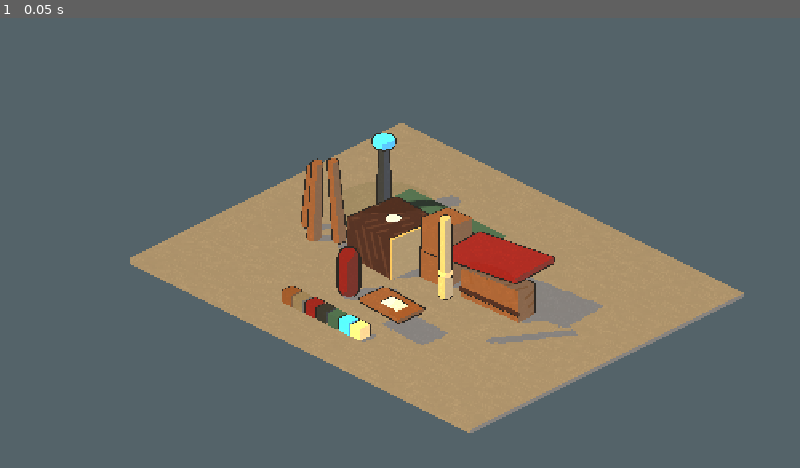
Above: before the commit, frame 1.
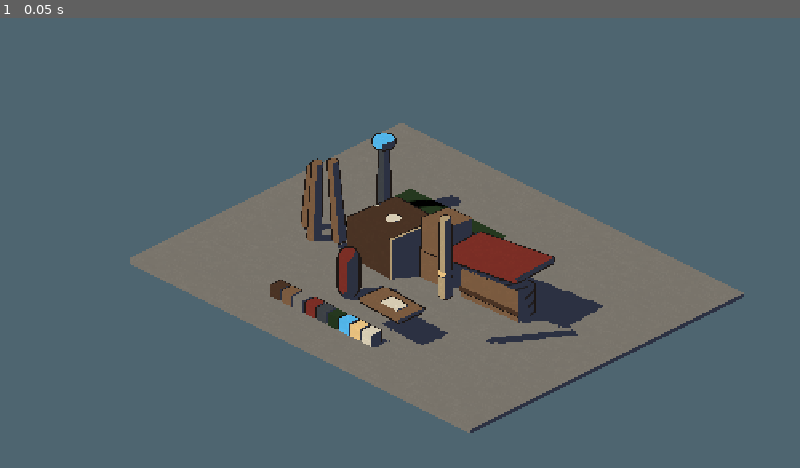
Above: after the commit, the same moment.

Repository: hieuphung41/game-shit
Game: Godot game, scene res://src/lookdev/lookdev.tscn
Two runs of this game, one before a commit and one after it. Both use one fixed random seed, a clock stepped at 60 frames per second and the inputs below. This scene is started directly instead of the project's main scene.
Inputs:
- Up to frame 1 (0.05 s): no input

The runs differ from the first frame. In frame 1, 25% of the frame differs, in the area x 16-93%, y 23-93%.

Commit message:
TASK-20261105-66: Màu in đúng palette trong look-dev — ánh sáng không nhuộm, bóng đổ chàm, bỏ quầng đèn, nền đúng env + probe đo màu (#1)
* WIP TASK-20261105-66 (blocked) — not reviewed

* WIP TASK-20261105-66 (blocked) — not reviewed

* WIP TASK-20261105-66 (blocked) — not reviewed

Diff:
--- a/game/art/env_default.tres
+++ b/game/art/env_default.tres
@@ -1,16 +1,17 @@
 [gd_resource type="Environment" format=3]
 
 [resource]
-background_mode = 1
+background_mode = 0
 background_color = Color(0.305882, 0.396078, 0.439216, 1)
+background_energy_multiplier = 1.0
 ambient_light_source = 2
 ambient_light_color = Color(0.847059, 0.803922, 0.705882, 1)
-ambient_light_energy = 0.45
+ambient_light_energy = 0.0
 reflected_light_source = 0
 tonemap_mode = 0
 auto_exposure_enabled = false
-fog_enabled = true
+fog_enabled = false
 fog_light_color = Color(0.847059, 0.803922, 0.705882, 1)
-fog_light_energy = 0.18
-fog_density = 0.008
-fog_sky_affect = 0.25
+fog_light_energy = 0.3
+fog_density = 0.0015
+fog_sky_affect = 0.0
--- a/game/art/shaders/toon_matte.gdshader
+++ b/game/art/shaders/toon_matte.gdshader
@@ -2,7 +2,9 @@
 render_mode diffuse_toon, specular_disabled;
 
 uniform vec4 albedo_color : source_color = vec4(0.482353, 0.356863, 0.25098, 1.0);
-uniform vec3 shadow_indigo : source_color = vec3(0.172549, 0.192157, 0.258824);
+// In GL Compatibility, source_color uniforms read raw sRGB values in light().
+// Convert shadow colours there before comparing them with linear ALBEDO.
+uniform vec4 shadow_indigo : source_color = vec4(0.172549, 0.192157, 0.258824, 1.0);
 uniform bool paper_grain_enabled = true;
 uniform float paper_grain_strength : hint_range(0.0, 0.06) = 0.04;
 uniform float paper_fiber_scale : hint_range(4.0, 28.0) = 14.0;
@@ -25,6 +27,12 @@
 
 float hash21(vec2 value) {
 	return fract(sin(dot(value, vec2(127.1, 311.7))) * 43758.5453123);
+}
+
+vec3 srgb_to_linear(vec3 colour) {
+	vec3 lower = colour / 12.92;
+	vec3 upper = pow((colour + 0.055) / 1.055, vec3(2.4));
+	return mix(lower, upper, step(vec3(0.04045), colour));
 }
 
 float fiber_plane(vec2 plane, float scale) {
@@ -81,13 +89,19 @@
 }
 
 void light() {
-	// Keep the dark step as the palette's indigo instead of multiplying it into
-	// black. ATTENUATION carries the directional shadow map result on GL
-	// Compatibility; the normal test keeps the lit edge hard and readable.
+	// Godot combines DIFFUSE_LIGHT with ALBEDO after light().  A lit face therefore
+	// needs a unit multiplier, not its albedo a second time.  The directional
+	// light supplies only a stable direction and shadow map: its tint and energy
+	// must not recolour printed palette ink.
 	float faces_light = step(0.20, dot(normalize(NORMAL), normalize(LIGHT)));
 	float receives_light = step(0.01, ATTENUATION);
 	float lit = faces_light * receives_light;
 	float shadow_hatch = hatch_mark * (1.0 - lit) * hatch_strength;
-	vec3 shadow_colour = mix(shadow_indigo, hatch_gouge_colour, shadow_hatch);
-	DIFFUSE_LIGHT += mix(shadow_colour, ALBEDO * LIGHT_COLOR.rgb, lit);
+	// ALBEDO is already linear. GL Compatibility exposes these source colours as
+	// raw sRGB in light(), so linearise both before deriving the multiplier.
+	vec3 linear_shadow_indigo = srgb_to_linear(shadow_indigo.rgb);
+	vec3 linear_hatch_gouge = srgb_to_linear(hatch_gouge_colour);
+	vec3 shadow_colour = mix(linear_shadow_indigo, linear_hatch_gouge, shadow_hatch);
+	vec3 shadow_multiplier = shadow_colour / max(ALBEDO, vec3(0.02));
+	DIFFUSE_LIGHT += mix(shadow_multiplier, vec3(1.0), lit);
 }
--- a/game/src/lookdev/lookdev.gd
+++ b/game/src/lookdev/lookdev.gd
@@ -3,11 +3,19 @@
 
 const PHONE_WIDTH := 640
 const PHONE_HEIGHT := 360
+const PROBE_GROUP := &"lookdev_probe"
+const PROBE_SURFACE_OFFSET := 0.04
+const TRIANGLE_EPSILON := 0.00001
 
 @onready var detail_camera: Camera3D = $DetailCamera3D
+@onready var world_environment: WorldEnvironment = $WorldEnvironment
 
 
 func _ready() -> void:
+	# GL Compatibility's clear target is the reliable background behind the
+	# orthographic look-dev scene.  Keep its value in env_default.tres so the
+	# resource remains the single declared source for sea_bluegrey.
+	RenderingServer.set_default_clear_color(world_environment.environment.background_color)
 	for argument: String in OS.get_cmdline_user_args():
 		if argument.begins_with("--capture-dir="):
 			call_deferred("_capture", argument.trim_prefix("--capture-dir="))
@@ -33,6 +41,8 @@
 	var detail_path := capture_directory.path_join("lookdev_detail.png")
 	var result := game_image.save_png(game_path)
 	if result == OK:
+		result = _write_projected_probe(game_image, capture_directory)
+	if result == OK:
 		var gray_image := _grayscale(game_image)
 		result = gray_image.save_png(gray_path)
 	if result == OK:
@@ -54,6 +64,123 @@
 	get_tree().quit(0 if result == OK else 1)
 
 
+func _write_projected_probe(image: Image, capture_directory: String) -> Error:
+	var camera := get_viewport().get_camera_3d()
+	if camera == null:
+		push_error("Look-dev probe needs the game camera")
+		return ERR_CANT_ACQUIRE_RESOURCE
+	var samples: Array[Dictionary] = []
+	for node: Node in get_tree().get_nodes_in_group(PROBE_GROUP):
+		var point := node as Marker3D
+		if point == null:
+			continue
+		var screen := camera.unproject_position(point.global_position)
+		var projected := not camera.is_position_behind(point.global_position)
+		projected = projected and screen.x >= 1.0 and screen.x < image.get_width() - 1.0
+		projected = projected and screen.y >= 1.0 and screen.y < image.get_height() - 1.0
+		var visible_surface := _probe_surface_is_visible(camera, point) if projected else false
+		var valid := projected and visible_surface
+		var measured := Color.BLACK
+		if valid:
+			measured = _sample_pixel_cross(image, Vector2i(roundi(screen.x), roundi(screen.y)))
+		samples.append({
+			"name": point.name,
+			"role": str(point.get_meta("role", "unknown")),
+			"expected": _expected_probe_hex(point),
+			"tolerance": float(point.get_meta("tolerance", 0.0)),
+			"pixel": {"x": roundi(screen.x), "y": roundi(screen.y)},
+			"measured": "#%s" % measured.to_html(false).to_upper(),
+			"projected": projected,
+			"occluded": projected and not visible_surface,
+		})
+	var payload := {"camera": camera.name, "samples": samples}
+	var output := FileAccess.open(capture_directory.path_join("probe-raw.json"), FileAccess.WRITE)
+	if output == null:
+		push_error("Could not write look-dev probe samples")
+		return ERR_CANT_CREATE
+	output.store_string(JSON.stringify(payload, "\t"))
+	output.close()
+	# Keep capture generation successful here. lookdev_probe.py consumes the raw
+	# record, prints `occluded`, and owns the non-zero verification result.
+	return OK
+
+
+func _expected_probe_hex(point: Marker3D) -> String:
+	var declared := str(point.get_meta("expected_hex", ""))
+	if not declared.is_empty():
+		return declared
+	var surface := get_node_or_null(NodePath(str(point.get_meta("surface_path", "")))) as MeshInstance3D
+	var material := surface.material_override as ShaderMaterial if surface != null else null
+	if material == null:
+		return ""
+	var shadow_colour := material.get_shader_parameter("shadow_indigo") as Color
+	return "#%s" % shadow_colour.to_html(false).to_upper()
+
+
+func _probe_surface_is_visible(camera: Camera3D, point: Marker3D) -> bool:
+	if str(point.get_meta("role", "")) == "background":
+		return true
+	var expected_path := NodePath(str(point.get_meta("surface_path", "")))
+	var expected_surface := get_node_or_null(expected_path) as MeshInstance3D
+	if expected_surface == null:
+		return false
+	var ray := point.global_position - camera.global_position
+	var ray_length := ray.length()
+	if ray_length <= TRIANGLE_EPSILON:
+		return false
+	var hit_surface := _first_mesh_on_camera_ray(camera.global_position, ray / ray_length, ray_length + PROBE_SURFACE_OFFSET)
+	return hit_surface == expected_surface
+
+
+func _first_mesh_on_camera_ray(origin: Vector3, direction: Vector3, maximum_distance: float) -> MeshInstance3D:
+	var closest_surface: MeshInstance3D = null
+	var closest_distance := maximum_distance
+	for node: Node in find_children("*", "MeshInstance3D", true, false):
+		var surface := node as MeshInstance3D
+		if surface == null or surface.mesh == null:
+			continue
+		var faces := surface.mesh.get_faces()
+		for index: int in range(0, faces.size(), 3):
+			var distance := _ray_triangle_distance(
+				origin,
+				direction,
+				surface.global_transform * faces[index],
+				surface.global_transform * faces[index + 1],
+				surface.global_transform * faces[index + 2]
+			)
+			if distance >= 0.0 and distance < closest_distance:
+				closest_distance = distance
+				closest_surface = surface
+	return closest_surface
+
+
+func _ray_triangle_distance(origin: Vector3, direction: Vector3, first: Vector3, second: Vector3, third: Vector3) -> float:
+	var edge_a := second - first
+	var edge_b := third - first
+	var perpendicular := direction.cross(edge_b)
+	var determinant := edge_a.dot(perpendicular)
+	if absf(determinant) <= TRIANGLE_EPSILON:
+		return -1.0
+	var inverse_determinant := 1.0 / determinant
+	var from_first := origin - first
+	var u := from_first.dot(perpendicular) * inverse_determinant
+	if u < 0.0 or u > 1.0:
+		return -1.0
+	var cross_edge := from_first.cross(edge_a)
+	var v := direction.dot(cross_edge) * inverse_determinant
+	if v < 0.0 or u + v > 1.0:
+		return -1.0
+	var distance := edge_b.dot(cross_edge) * inverse_determinant
+	return distance if distance >= TRIANGLE_EPSILON else -1.0
+
+
+func _sample_pixel_cross(image: Image, center: Vector2i) -> Color:
+	var total := Color.BLACK
+	for offset: Vector2i in [Vector2i.ZERO, Vector2i.LEFT, Vector2i.RIGHT, Vector2i.UP, Vector2i.DOWN]:
+		total += image.get_pixelv(center + offset)
+	return total / 5.0
+
+
 func _grayscale(source: Image) -> Image:
 	var output: Image = source.duplicate()
 	for y: int in output.get_height():
--- a/game/src/lookdev/lookdev.tscn
+++ b/game/src/lookdev/lookdev.tscn
@@ -261,7 +261,7 @@
 [node name="DirectionalLight3D" type="DirectionalLight3D" parent="."]
 rotation_degrees = Vector3(-48, -34, 0)
 light_color = Color(0.913725, 0.760784, 0.498039, 1)
-light_energy = 1.15
+light_energy = 0.8
 shadow_enabled = true
 directional_shadow_max_distance = 35.0
 
@@ -373,12 +373,6 @@
 mesh = SubResource("CylinderMesh_beacon")
 material_override = SubResource("ShaderMaterial_toon_beacon")
 
-[node name="BeaconLight" type="OmniLight3D" parent="Beacon"]
-position = Vector3(0, 2.35, 0)
-light_color = Color(0.321569, 0.713725, 0.917647, 1)
-light_energy = 0.35
-omni_range = 3.0
-
 [node name="DispatchTable" type="Node3D" parent="."]
 position = Vector3(1.45, 0, 1.8)
 rotation_degrees = Vector3(0, -3, 0)
@@ -410,11 +404,6 @@
 mesh = SubResource("SphereMesh_lamp")
 material_override = SubResource("ShaderMaterial_toon_lamp")
 
-[node name="LampLight" type="OmniLight3D" parent="HangingLamp"]
-light_color = Color(0.913725, 0.760784, 0.498039, 1)
-light_energy = 0.3
-omni_range = 2.5
-
 [node name="PaletteStrip" type="Node3D" parent="."]
 position = Vector3(-2.0, 0.22, 2.75)
 
@@ -422,6 +411,11 @@
 mesh = SubResource("BoxMesh_swatch")
 material_override = SubResource("ShaderMaterial_toon_wood")
 
+[node name="WoodDark" type="MeshInstance3D" parent="PaletteStrip"]
+position = Vector3(-0.5, 0, 0)
+mesh = SubResource("BoxMesh_swatch")
+material_override = SubResource("ShaderMaterial_toon_wood_dark")
+
 [node name="Stone" type="MeshInstance3D" parent="PaletteStrip"]
 position = Vector3(0.5, 0, 0)
 mesh = SubResource("BoxMesh_swatch")
@@ -451,3 +445,55 @@
 position = Vector3(3, 0, 0)
 mesh = SubResource("BoxMesh_swatch")
 material_override = SubResource("ShaderMaterial_toon_lamp")
+
+[node name="Paper" type="MeshInstance3D" parent="PaletteStrip"]
+position = Vector3(3.5, 0, 0)
+mesh = SubResource("BoxMesh_swatch")
+material_override = SubResource("ShaderMaterial_toon_paper")
+
+[node name="ProbeBackground" type="Marker3D" parent="." groups=["lookdev_probe"]]
+position = Vector3(0, 5, -4)
+metadata/expected_hex = "#4E6570"
+metadata/tolerance = 5.0
+metadata/role = "background"
+
+[node name="ProbeWood" type="Marker3D" parent="." groups=["lookdev_probe"]]
+position = Vector3(-2, 0.435, 2.75)
+metadata/expected_hex = "#7B5B40"
+metadata/tolerance = 10.0
+metadata/role = "lit_palette"
+metadata/surface_path = "PaletteStrip/Wood"
+
+[node name="ProbeWoodDark" type="Marker3D" parent="." groups=["lookdev_probe"]]
+position = Vector3(-2.5, 0.435, 2.75)
+metadata/expected_hex = "#4A3426"
+metadata/tolerance = 10.0
+metadata/role = "lit_palette"
+metadata/surface_path = "PaletteStrip/WoodDark"
+
+[node name="ProbeStone" type="Marker3D" parent="." groups=["lookdev_probe"]]
+position = Vector3(-1.5, 0.435, 2.75)
+metadata/expected_hex = "#7A756C"
+metadata/tolerance = 10.0
+metadata/role = "lit_palette"
+metadata/surface_path = "PaletteStrip/Stone"
+
+[node name="ProbeCanvas" type="Marker3D" parent="." groups=["lookdev_probe"]]
+position = Vector3(-1, 0.435, 2.75)
+metadata/expected_hex = "#7B2F27"
+metadata/tolerance = 10.0
+metadata/role = "lit_palette"
+metadata/surface_path = "PaletteStrip/Canvas"
+
+[node name="ProbePaper" type="Marker3D" parent="." groups=["lookdev_probe"]]
+position = Vector3(1.5, 0.435, 2.75)
+metadata/expected_hex = "#D8CDB4"
+metadata/tolerance = 10.0
+metadata/role = "lit_palette"
+metadata/surface_path = "PaletteStrip/Paper"
+
+[node name="ProbeFloorShadow" type="Marker3D" parent="." groups=["lookdev_probe"]]
+position = Vector3(4.85, 0.005, -3.5)
+metadata/tolerance = 12.0
+metadata/role = "shadow_shader"
+metadata/surface_path = "Floor"
--- a/game/tests/unit/test_art_library.gd
+++ b/game/tests/unit/test_art_library.gd
@@ -20,6 +20,7 @@
 const PROP_OUTLINE_WIDTH := 0.035
 const LANDMARK_OUTLINE_WIDTH := 0.045
 const PRIORITY_OUTLINE_WIDTH := 0.055
+const SEA_BLUEGREY := Color(0.305882, 0.396078, 0.439216, 1.0)
 
 
 func test_art_material_library_is_matte(t) -> bool:
@@ -60,9 +61,30 @@
 	t.ok("hatch_enabled" in code and "hatch_density" in code and "hatch_line_width" in code and "hatch_gouge_colour" in code, "hatch can be enabled, coloured, and tuned per material")
 	t.ok("along * 0.82" in code, "hatch uses long broken gouge segments instead of grain-sized dashes")
 	t.ok("(1.0 - lit)" in code, "hatch is limited to the shadow band")
+	t.ok("vec3 srgb_to_linear(vec3 colour)" in code, "toon shader explicitly linearises sRGB colour uniforms for light()")
+	t.ok("srgb_to_linear(shadow_indigo.rgb)" in code and "srgb_to_linear(hatch_gouge_colour)" in code, "shadow indigo and hatch gouges share ALBEDO's linear space in GL Compatibility")
+	t.ok("DIFFUSE_LIGHT += mix(shadow_multiplier, vec3(1.0), lit);" in code, "GL Compatibility keeps lit palette ink at a unit albedo multiplier")
+	t.ok("shadow_colour / max(ALBEDO, vec3(0.02))" in code, "shadow multiplier resolves to the shader's indigo or gouge ink")
+	t.ok("ALBEDO * LIGHT_COLOR" not in code, "directional lamp colour cannot recolour printed palette ink")
 	var outline_shader := load("res://art/shaders/ink_outline.gdshader") as Shader
 	if outline_shader != null:
 		t.ok("hint_range(0.03, 0.07)" in outline_shader.code, "ink width accepts the three outline ranks")
+	return true
+
+
+func test_lookdev_environment_keeps_background_and_paper_fog_separate(t) -> bool:
+	var environment := load("res://art/env_default.tres") as Environment
+	if not t.ok(environment != null, "look-dev environment loads"):
+		return true
+	t.eq(environment.background_color, SEA_BLUEGREY, "background stays sea_bluegrey")
+	t.eq(environment.background_mode, Environment.BG_CLEAR_COLOR, "look-dev uses the declared environment colour as its clear background")
+	t.eq(environment.background_energy_multiplier, 1.0, "background renders at its declared palette value")
+	t.eq(environment.ambient_light_energy, 0.0, "ambient light cannot wash printed palette ink")
+	t.eq(environment.fog_sky_affect, 0.0, "paper fog cannot cover the declared background")
+	t.eq(environment.fog_enabled, false, "GL Compatibility fog stays off so it cannot replace the palette background with black")
+	var lookdev_script := load("res://src/lookdev/lookdev.gd") as Script
+	if lookdev_script != null:
+		t.ok("RenderingServer.set_default_clear_color(world_environment.environment.background_color)" in lookdev_script.source_code, "GL Compatibility clear colour is read from env_default")
 	return true
 
 
@@ -80,6 +102,33 @@
 		t.eq(roundi(camera.rotation_degrees.x), -30, "camera pitch is -30 degrees")
 		t.eq(roundi(camera.rotation_degrees.y), 45, "camera yaw is 45 degrees")
 	t.ok(lookdev.get_node_or_null("DirectionalLight3D") is DirectionalLight3D, "look-dev has main directional light")
+	t.eq(lookdev.find_children("*", "OmniLight3D", true, false).size(), 0, "beacon and lamp use emission without env-lighting pools")
+	t.eq(lookdev.get_tree().get_nodes_in_group("lookdev_probe").size(), 7, "named projected colour probes cover background, palette faces, and shadow")
+	for expected_probe: Dictionary in [
+		{"name": "ProbeWood", "hex": "#7B5B40"},
+		{"name": "ProbeWoodDark", "hex": "#4A3426"},
+		{"name": "ProbeStone", "hex": "#7A756C"},
+		{"name": "ProbeCanvas", "hex": "#7B2F27"},
+		{"name": "ProbePaper", "hex": "#D8CDB4"},
+	]:
+		var probe := lookdev.get_node_or_null(str(expected_probe["name"])) as Marker3D
+		if not t.ok(probe != null, "%s exists" % expected_probe["name"]):
+			continue
+		t.eq(probe.get_meta("expected_hex"), expected_probe["hex"], "%s locks its palette expectation" % expected_probe["name"])
+	var shadow_probe := lookdev.get_node_or_null("ProbeFloorShadow") as Marker3D
+	if shadow_probe != null:
+		t.eq(shadow_probe.get_meta("surface_path"), "Floor", "floor-shadow probe targets the visible floor rather than a roof")
+		t.eq(str(shadow_probe.get_meta("expected_hex", "")), "", "floor-shadow expectation comes from its shader parameters")
+		t.eq(shadow_probe.position, Vector3(4.85, 0.005, -3.5), "floor-shadow probe sits in the visible tax-stall cast shadow, outside the roof silhouette")
+	if camera != null:
+		for probe_name: String in ["ProbeBackground", "ProbeWood", "ProbeWoodDark", "ProbeStone", "ProbeCanvas", "ProbePaper", "ProbeFloorShadow"]:
+			var projected_probe := lookdev.get_node_or_null(probe_name) as Marker3D
+			if projected_probe != null:
+				t.ok(lookdev._probe_surface_is_visible(camera, projected_probe), "%s is not occluded before its intended sample surface" % probe_name)
+	var lookdev_script := load("res://src/lookdev/lookdev.gd") as Script
+	if lookdev_script != null:
+		t.ok("_first_mesh_on_camera_ray" in lookdev_script.source_code, "probe ray-checks the first visible mesh")
+		t.ok("\"occluded\": projected and not visible_surface" in lookdev_script.source_code, "occluded probe points are recorded for the verification gate")
 	lookdev.queue_free()
 	await t.tree.process_frame
 	return true
Not shown, changed: docs/art/lookdev.md
Not shown, changed: tools/lookdev_capture.sh
